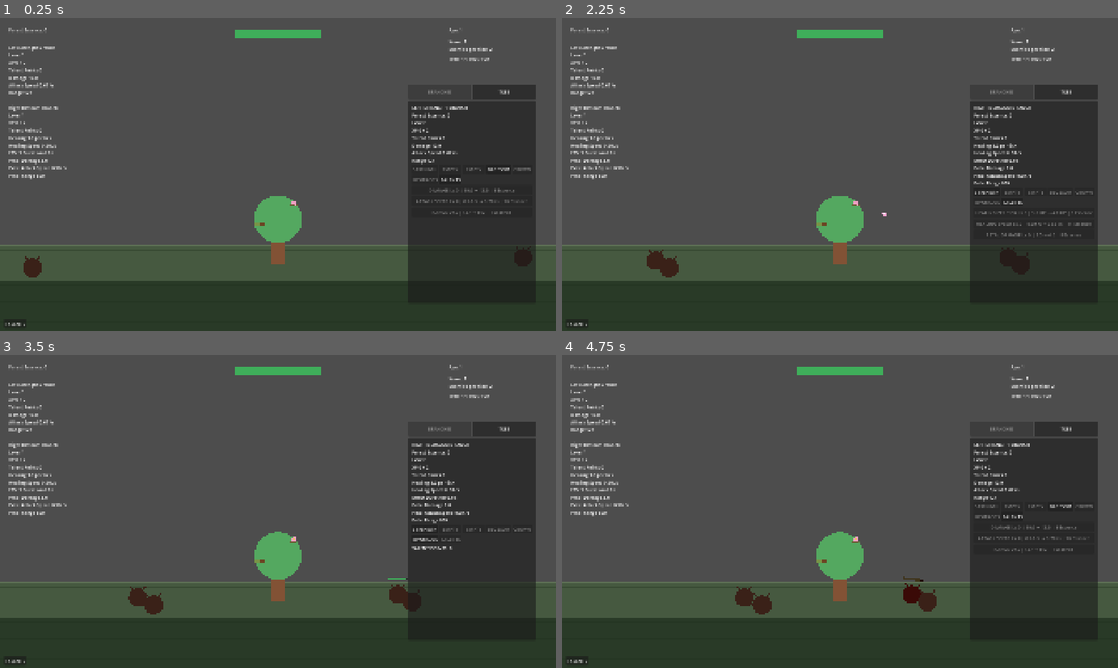
Above: before the commit, frames 1-4 (two rows, left to right).
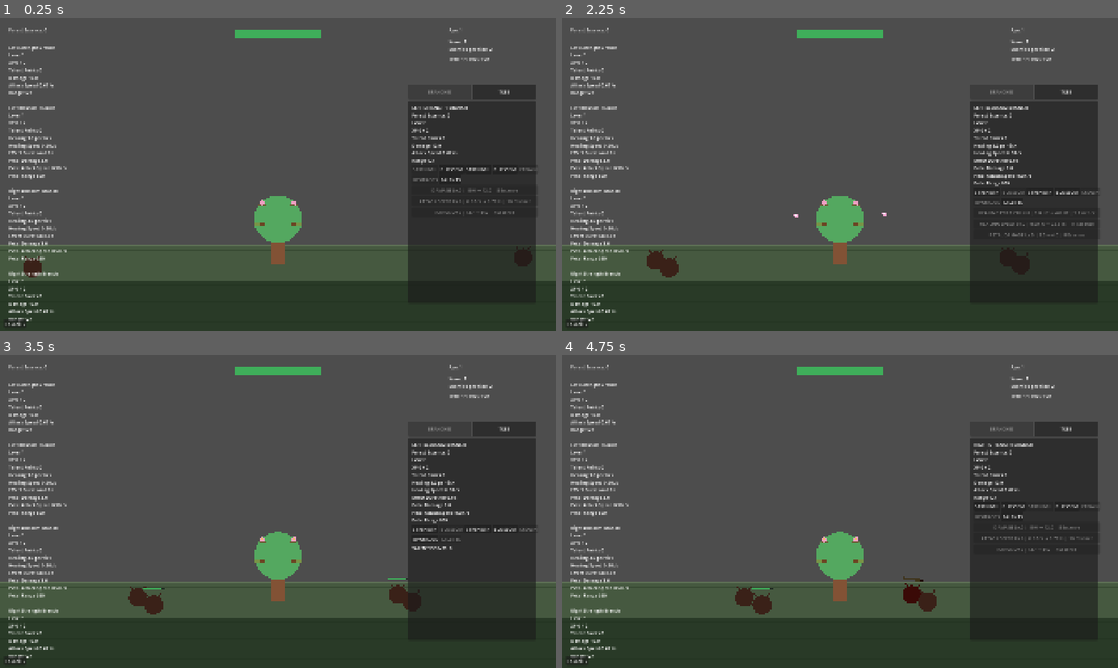
Above: after the commit, the same moments.

Repository: Triggggie/tree-guardian
Game: Godot game, scene res://scenes/main_world.tscn
Same seed, same stepped clock (60 frames per second), same inputs: the game is played once before the commit and once after it.
Inputs:
- Up to frame 1 (0.25 s): no input
- Up to frame 2 (2.25 s): click "BLOSSOM" at 0.5 s; click "STRENGTH" at 1.25 s; click "BLOSSOM" at 2 s
- Up to frame 3 (3.5 s): click "TALENTS" at 2.75 s
- Up to frame 4 (4.75 s): click "UPGRADES" at 3.5 s; click "STRENGTH" at 4.25 s

The runs differ from the first frame. In frame 1, 1.3% of the frame differs, in the area x 1-97%, y 28-98%; in frame 2, 1.4%; in frame 3, 1.1%; in frame 4, 1.4%.

Commit message:
Update tree.tscn

Diff:
--- a/scenes/tree/tree.tscn
+++ b/scenes/tree/tree.tscn
@@ -14,10 +14,37 @@
 [node name="LeftUpper" type="Marker2D" parent="AttachmentPoints" unique_id=1531166245]
 position = Vector2(-30, -45)
 
+[node name="BlossomBranch" parent="AttachmentPoints/LeftUpper" unique_id=769172115 instance=ExtResource("2_mbf7r")]
+position = Vector2(-20, -170)
+script = ExtResource("3_2bbdv")
+base_healing_per_tick = 3.0
+base_healing_tick_interval = 2.0
+minimum_healing_tick_interval = 0.75
+healing_effect_duration = 6.0
+effect_refresh_interval = 6.0
+base_ranged_damage = 3.0
+ranged_attack_interval = 2.0
+ranged_attack_range = 650.0
+healing_per_tick_per_upgrade = 1.0
+healing_per_tick_upgrade_base_cost = 9
+healing_interval_reduction_per_upgrade = 0.1
+healing_speed_upgrade_base_cost = 11
+petal_damage_per_upgrade = 1.0
+petal_damage_upgrade_base_cost = 8
+bud_length = 34.0
+mature_length = 155.0
+bud_thickness = 8.0
+mature_thickness = 22.0
+first_flower_level = 1
+maximum_flowers = 7
+flower_radius = 8.0
+flower_center_radius = 3.0
+slot_index = 2
+
 [node name="LeftLower" type="Marker2D" parent="AttachmentPoints" unique_id=1468527652]
 position = Vector2(-35, 45)
 
-[node name="StrengthBranch" parent="AttachmentPoints/LeftLower" unique_id=769172115 instance=ExtResource("2_mbf7r")]
+[node name="StrengthBranch" parent="AttachmentPoints/LeftLower" unique_id=752106792 instance=ExtResource("2_mbf7r")]
 position = Vector2(-20, -170)
 
 [node name="RightUpper" type="Marker2D" parent="AttachmentPoints" unique_id=2090791204]
@@ -54,6 +81,11 @@
 [node name="RightLower" type="Marker2D" parent="AttachmentPoints" unique_id=1352097778]
 position = Vector2(35, 45)
 
+[node name="StrengthBranch" parent="AttachmentPoints/RightLower" unique_id=2144044975 instance=ExtResource("2_mbf7r")]
+position = Vector2(20, -170)
+facing_side = 1
+slot_index = 3
+
 [node name="Roots" type="Node2D" parent="." unique_id=210533633]
 
 [node name="Systems" type="Node2D" parent="." unique_id=200228229]
